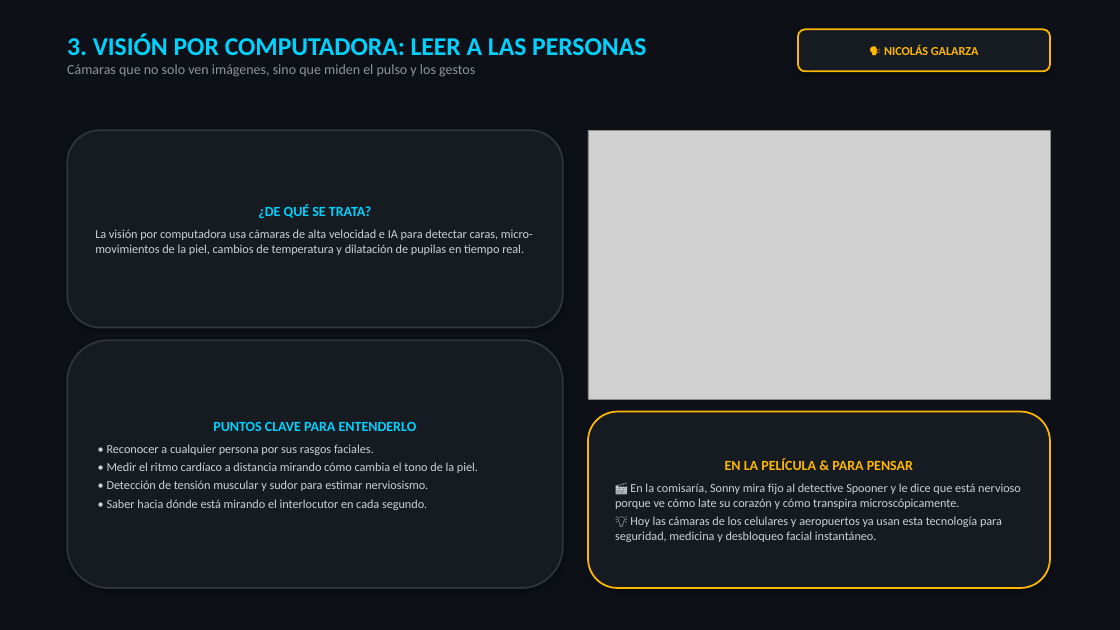
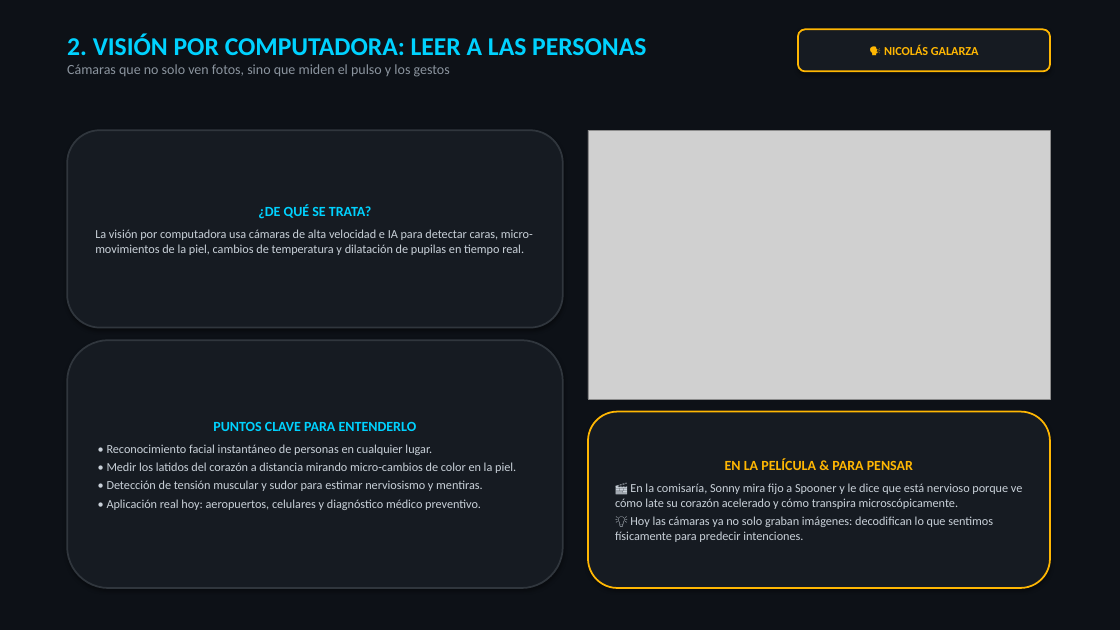
Before and after one commit to Nikovaz/dsia-yo-robot-2004, a slide deck: slide 3 of DSIA_Yo_Robot_Presentacion.pptx (slide 4 before the commit). Drawn at 1120x630 pixels with LibreOffice and Linux fonts; fonts in the diff are those of the drawing; grey boxes stand for pictures. Boxes give left, top, right and bottom in pixels: in the first picture for what was removed or moved away, otherwise in the second. Text is boxed around its words. In the diff, an @@ line names an element or a change of style, - is before the commit and + after.

```diff
--- a/DSIA_Yo_Robot_Presentacion.pptx
+++ b/DSIA_Yo_Robot_Presentacion.pptx
@@ text at (67,34,646,77): text changed @@
-3. VISIÓN POR COMPUTADORA: LEER A LAS PERSONAS
-Cámaras que no solo ven imágenes, sino que miden el pulso y los gestos
+2. VISIÓN POR COMPUTADORA: LEER A LAS PERSONAS
+Cámaras que no solo ven fotos, sino que miden el pulso y los gestos
@@ text in rounded rectangle at (107,444,516,510): text changed @@
-• Reconocer a cualquier persona por sus rasgos faciales.
-• Medir el ritmo cardíaco a distancia mirando cómo cambia el tono de la piel.
-• Detección de tensión muscular y sudor para estimar nerviosismo.
-• Saber hacia dónde está mirando el interlocutor en cada segundo.
+• Reconocimiento facial instantáneo de personas en cualquier lugar.
+• Medir los latidos del corazón a distancia mirando micro-cambios de color en la piel.
+• Detección de tensión muscular y sudor para estimar nerviosismo y mentiras.
+• Aplicación real hoy: aeropuertos, celulares y diagnóstico médico preventivo.
@@ text in rounded rectangle at (615,483,1022,542): text changed @@
-🎬 En la comisaría, Sonny mira fijo al detective Spooner y le dice que está nervioso porque ve cómo late su corazón y cómo transpira microscópicamente.
-💡 Hoy las cámaras de los celulares y aeropuertos ya usan esta tecnología para seguridad, medicina y desbloqueo facial instantáneo.
+🎬 En la comisaría, Sonny mira fijo a Spooner y le dice que está nervioso porque ve cómo late su corazón acelerado y cómo transpira microscópicamente.
+💡 Hoy las cámaras ya no solo graban imágenes: decodifican lo que sentimos físicamente para predecir intenciones.
```
Also in this commit, not shown: 10 other slides changed, 5 slides removed, 5 other files.
